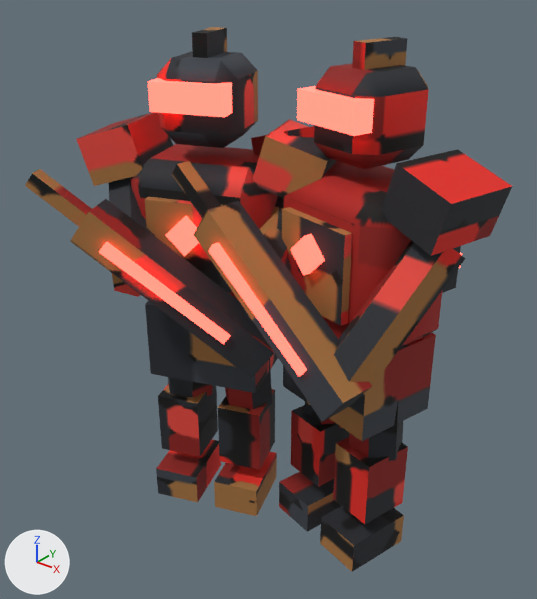
Renders of the glTF model game/assets/models/sentry_dl8_red.glb from each side of a commit.
Rendered twice from a camera (50 mm lens) standing at (0.351, -0.438, 0.491) and looking at (0.004, -0.004, 0.222). The axes (+X, +Y, +Z) are drawn at lower left. The lights are the same throughout. The older version comes first. Vertices at exactly the same position are counted once.

Objects in the first picture: 'sentry_dl8_red'.
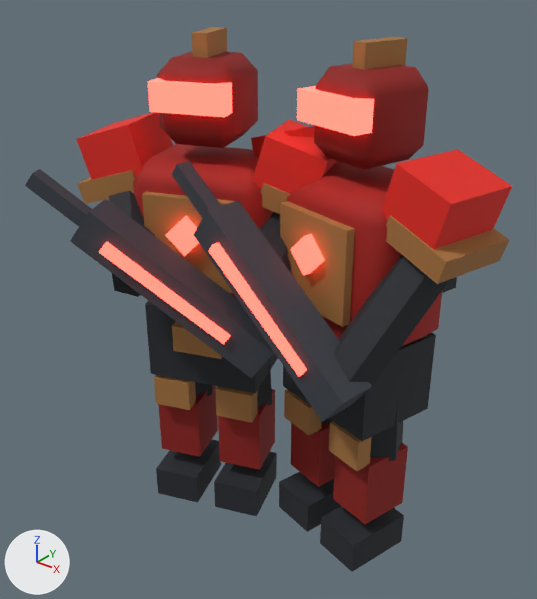
Where the change shows, as pixel boxes (x1, y1, x2, y2) in the pictures (537 x 599 px; the box of a moved part takes in the faces that stretch with it):
part 1 of me_cylinder, moved or reshaped: before (145, 197, 232, 293); after (142, 192, 234, 293)
part 2 of me_cylinder, moved or reshaped: before (282, 207, 352, 326); after (280, 201, 355, 327)
part 3 of me_cylinder, added (brown): after (154, 322, 372, 471)
part 4 of me_cylinder, added: after (77, 170, 509, 284)
part 5 of me_cylinder, surface changed: (25, 27, 512, 572) in both

The change, as a list of edits to the scene's bpy script:
```text
Change me_cylinder:
    used by ob_sentry_dl8_red; location = (0.0, 0.0, 0.0)
    remove me_cylinder.from_pydata(...)  # 480 vertices, 776 faces; spans x -0.169..0.18, y -0.136..0.12, z 0.0..0.428
    add me_cylinder.from_pydata(...)  # 560 vertices, 896 faces; spans x -0.173..0.183, y -0.136..0.12, z 0.0..0.428
    me_cylinder part 1: the loose piece of 8 vertices spanning x -0.079..-0.009, y -0.061..-0.026, z 0.237..0.307 is scaled about its middle by (1.06, 1.05, 1.06), then moved by (0.0, 0.0, 0.002)
    me_cylinder part 2: the loose piece of 8 vertices spanning x 0.023..0.094, y -0.029..0.0, z 0.237..0.307 is scaled about its middle by (1.06, 1.04, 1.06), then moved by (0.0, 0.0, 0.002)
    me_cylinder part 3
    24 vertices are added at x -0.096..0.11, y -0.052..0.018, z 0.105..0.169
    16 new vertices lie (0.0, 0.0, 0.028) away from vertices in x -0.096..0.11, y -0.052..0.018, z 0.105
    8 new vertices lie (0.0, 0.0, 0.024) away from vertices in x -0.069..0.083, y -0.05..0.001, z 0.169
    72 new faces join them, mat_baked (picture img_bake)
    me_cylinder part 4
    26 vertices are added at x -0.173..0.183, y -0.067..0.088, z 0.289..0.323
    6 new vertices lie (0.022, -0.061, 0.0) away from vertices in x -0.168..0.026, y -0.005..0.066, z 0.289..0.323
    48 new faces join them, mat_baked (picture img_bake)
    me_cylinder part 5: 742 kept faces spanning x -0.169..0.18, y -0.136..0.12, z 0.0..0.428 get new texture (UV) coordinates
```
